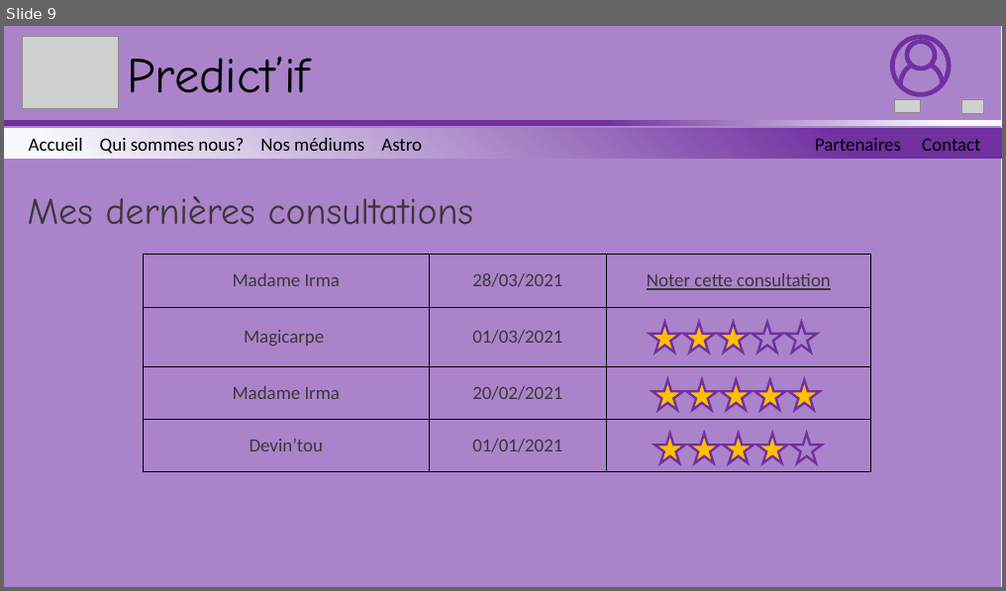
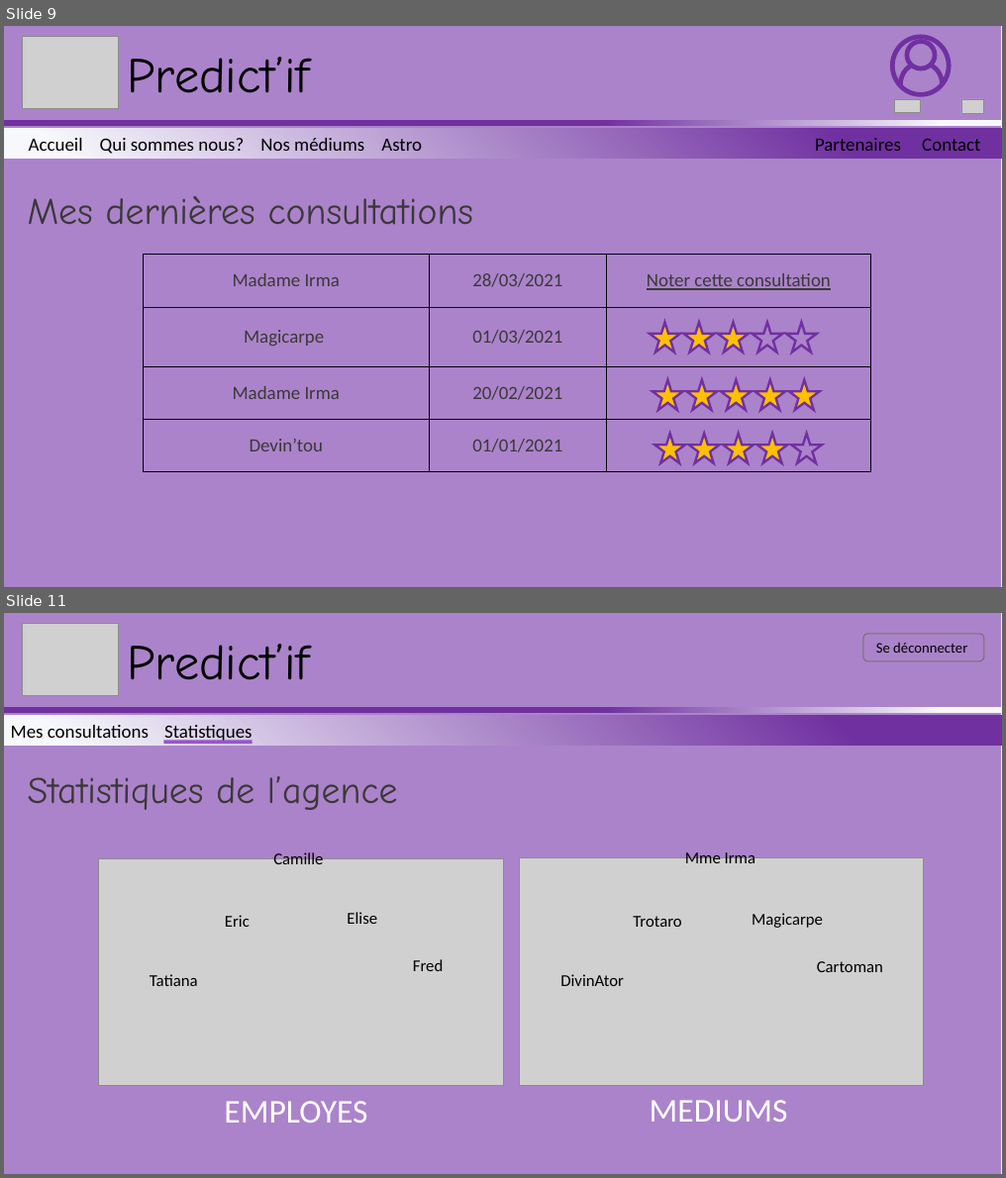
Before and after one commit to Sevla8/PredictIF, a slide deck: specifications/maquettes_IHM/maquette-html.pptx. Shown one above the other, each under a label of ours: slide 9 before the commit, slides 9 and 11 after it; the slides between them are not shown. The pictures are 1006x591 and 1006x1178 pixels, drawn with LibreOffice and Linux fonts; fonts in the diff are those of the drawing; grey boxes stand for pictures; background and template pictures are left out. Boxes give left, top, right and bottom in pixels: in the first picture for what was removed or moved away, otherwise in the second. Text is boxed around its words. In the diff, an @@ line names an element or a change of style, - is before the commit and + after.

```diff
--- a/specifications/maquettes_IHM/maquette-html.pptx
+++ b/specifications/maquettes_IHM/maquette-html.pptx
@@ slide 11 added at (4, 613, 1002, 1174), background #FFFFFF @@
@@ rectangle added at (4, 613, 1001, 1174), fill #AB83CA @@
@@ picture added at (22, 624, 118, 696) @@
@@ rounded rectangle added at (863, 634, 984, 662), outline #767171 1 pt, 14 pt, text #000000 @@
+Se déconnecter
@@ text added at (128, 644, 310, 680), 48 pt, text #000000 @@
+Predict’if
@@ rectangle added at (4, 707, 1002, 713), fill gradient #7030A0 to #F6F8FC @@
@@ rectangle added at (4, 716, 1002, 746), fill gradient #7030A0 to #F6F8FC, 18 pt, text #000000 @@
+Mes consultations Statistiques
@@ rectangle added at (4, 707, 1002, 713), fill gradient #7030A0 to #F6F8FC @@
@@ rounded rectangle added at (164, 741, 252, 744), fill #9954CC @@
@@ text added at (28, 776, 398, 810), 36 pt, text #3B3838 @@
+Statistiques de l’agence
@@ picture added at (98, 859, 503, 1086) @@
@@ text added at (273, 853, 323, 868), 16 pt, text #000000 @@
+Camille
@@ picture added at (519, 858, 924, 1085) @@
@@ text added at (685, 853, 755, 868), 16 pt, text #000000 @@
+Mme Irma
@@ text added at (225, 915, 250, 927), 16 pt, text #000000 @@
+Eric
@@ text added at (347, 912, 377, 924), 16 pt, text #000000 @@
+Elise
@@ text added at (633, 916, 681, 927), 16 pt, text #000000 @@
+Trotaro
@@ text added at (751, 913, 823, 928), 16 pt, text #000000 @@
+Magicarpe
@@ text added at (413, 959, 443, 971), 16 pt, text #000000 @@
+Fred
@@ text added at (817, 961, 883, 972), 16 pt, text #000000 @@
+Cartoman
@@ text added at (150, 974, 198, 986), 16 pt, text #000000 @@
+Tatiana
@@ text added at (560, 974, 624, 986), 16 pt, text #000000 @@
+DivinAtor
@@ text added at (224, 1101, 367, 1123), 32 pt, text #FFFFFF @@
+EMPLOYES
@@ text added at (649, 1100, 788, 1122), 32 pt, text #FFFFFF @@
+MEDIUMS
```
Also in this commit, not shown: 7 slides changed.
